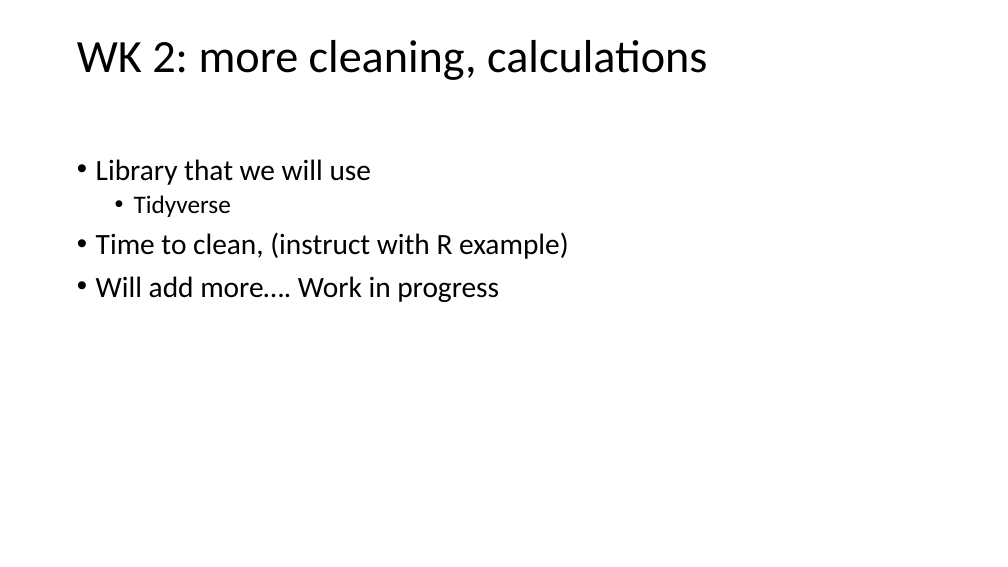
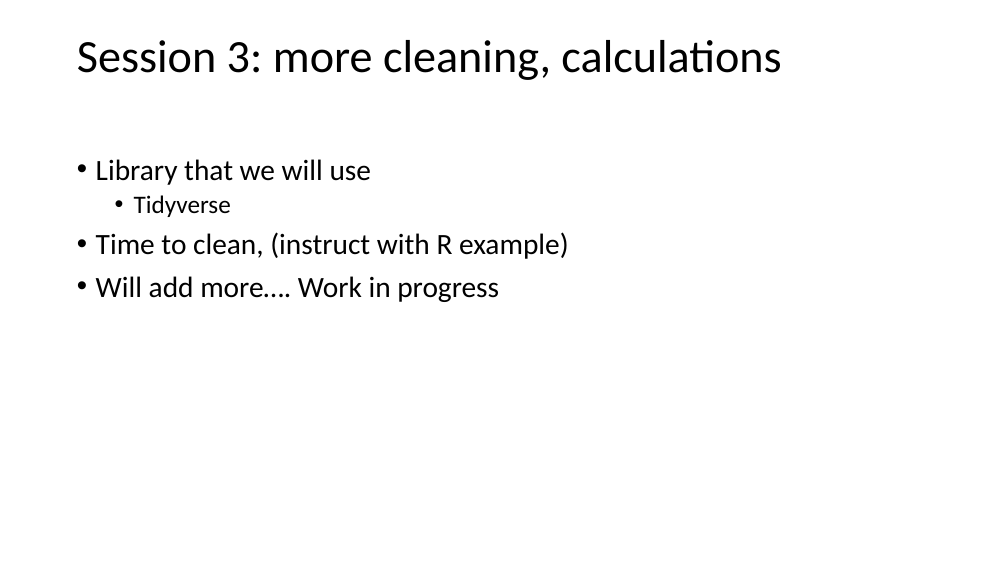
Before and after one commit to atomwin/intro_r, a slide deck: slide 5 of sessions/session_3/RI R Learning Sessions.pptx (slide 4 before the commit). Drawn at 1008x567 pixels with LibreOffice and Linux fonts; fonts in the diff are those of the drawing. Boxes give left, top, right and bottom in pixels: in the first picture for what was removed or moved away, otherwise in the second. Text is boxed around its words. In the diff, an @@ line names an element or a change of style, - is before the commit and + after.

```diff
--- a/sessions/session_3/RI R Learning Sessions.pptx
+++ b/sessions/session_3/RI R Learning Sessions.pptx
@@ title at <box>77,40,781,80</box>: text changed @@
-WK 2: more cleaning, calculations
+Session 3: more cleaning, calculations
```
Also in this commit, not shown: 1 other slide changed, 1 slide added, 1 other file.
